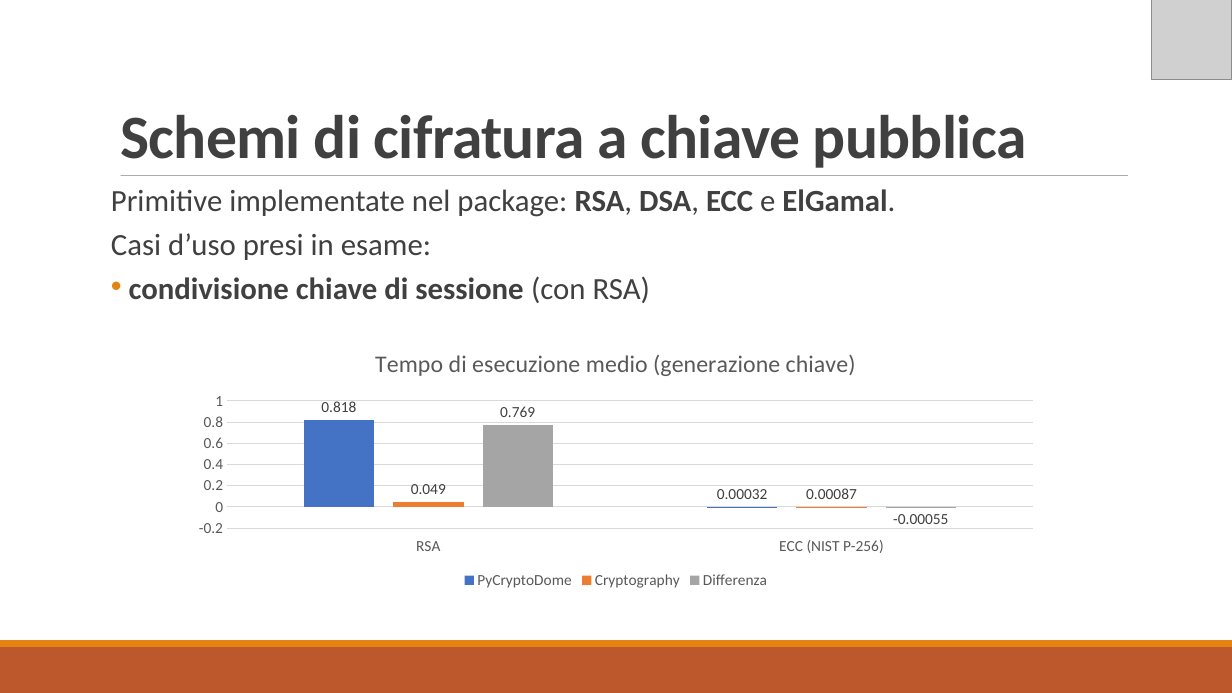
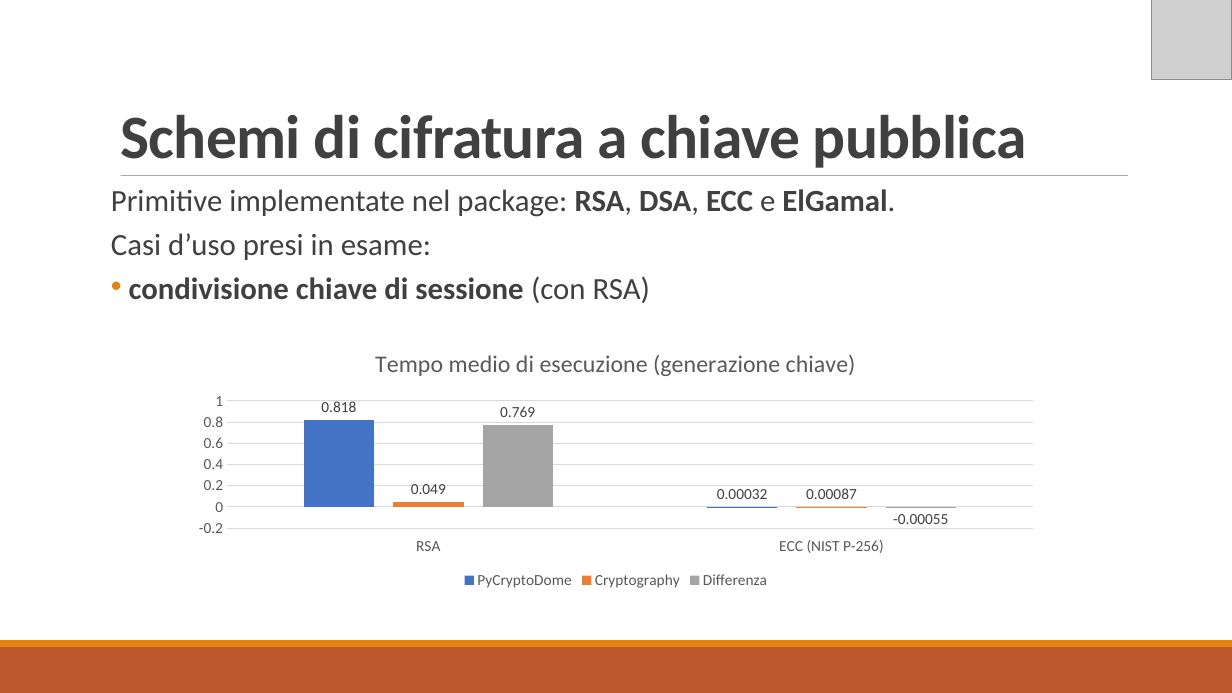
Before and after one commit to MickTK/ElaboratoFinale, a slide deck: slide 6 of Presentazione/Presentazione.odp. Drawn at 1232x693 pixels with LibreOffice and Linux fonts; fonts in the diff are those of the drawing; grey boxes stand for pictures. Boxes give left, top, right and bottom in pixels: in the first picture for what was removed or moved away, otherwise in the second. Text is boxed around its words. In the diff, an @@ line names an element or a change of style, - is before the commit and + after.

```diff
--- a/Presentazione/Presentazione.odp
+++ b/Presentazione/Presentazione.odp
@@ column chart at (181,332,1051,592) @@
@@ title "Tempo di esecuzione medio (generazione chiave)" to "Tempo medio di esecuzione (generazione chiave)" @@
```
Also in this commit, not shown: 4 other slides changed, 1 other file.
